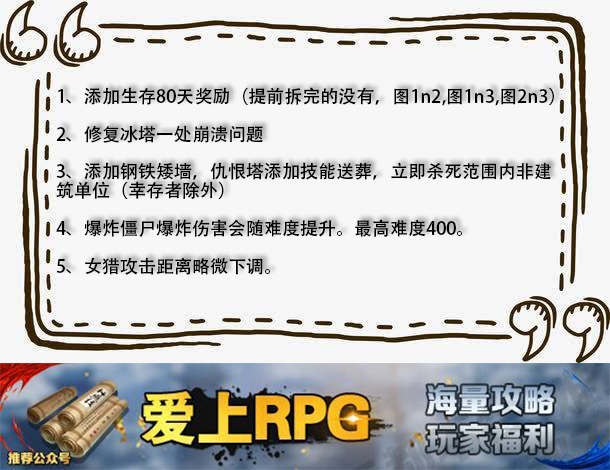
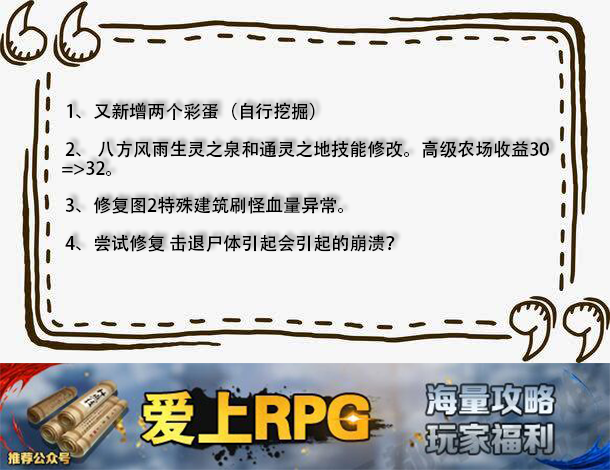
Comparing the layer stacks of the two 610 × 470 images. Changes:
renamed "1、添加生存80天奖励（提前拆完的没有，图1n2,图1n3,图2n3） 2、修复冰塔一处崩溃问题 3、添加钢铁矮墙，仇恨塔" to "1、又新增两个彩蛋（自行挖掘） 2、 八方风雨生灵之泉和通灵之地技能修改。高级农场收益30 =>32。 3、修复图2", painted on it over [56, 87, 554, 275]
